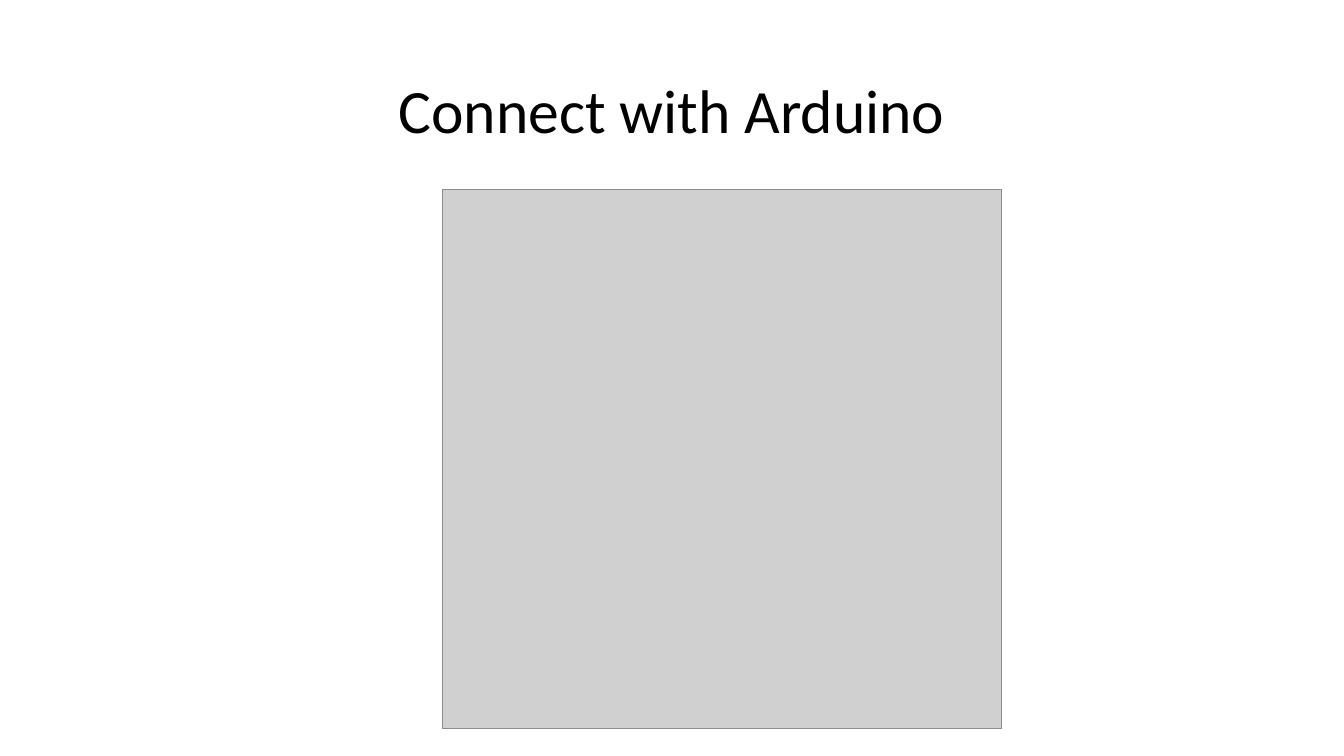
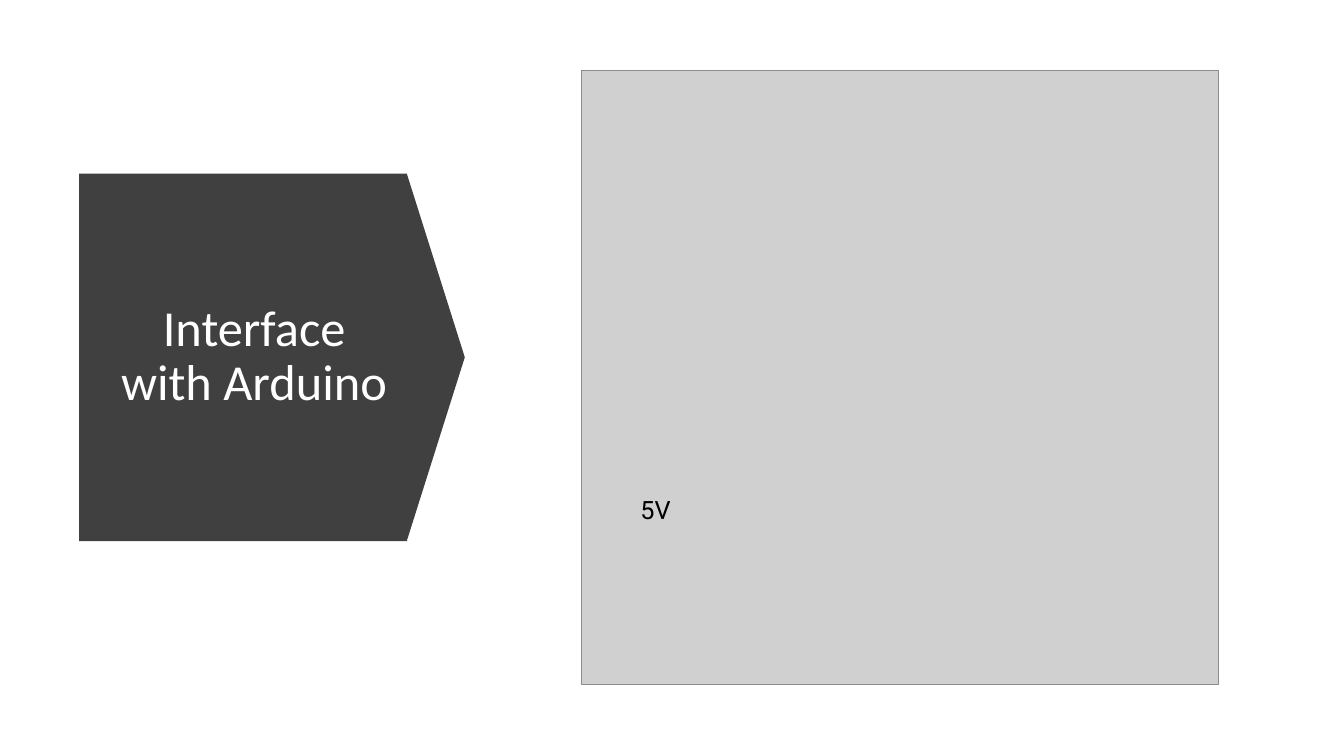
Before and after one commit to ptyn7600/PIR-motion-sensor, a slide deck: slide 7 of Other-Files/PIR-motion-sensor.pptx (slide 6 before the commit). Drawn at 1344x756 pixels with LibreOffice and Linux fonts; fonts in the diff are those of the drawing; grey boxes stand for pictures. Boxes give left, top, right and bottom in pixels: in the first picture for what was removed or moved away, otherwise in the second. Text is boxed around its words. In the diff, an @@ line names an element or a change of style, - is before the commit and + after.

```diff
--- a/Other-Files/PIR-motion-sensor.pptx
+++ b/Other-Files/PIR-motion-sensor.pptx
@@ picture resized from (x1=443, y1=190, x2=1002, y2=729) to (x1=582, y1=71, x2=1219, y2=685) @@
@@ down arrow added at (x1=80, y1=173, x2=466, y2=541), fill #404040 @@
@@ title at (x1=121, y1=311, x2=386, y2=401): text changed; size 44 to 36 pt; text colour #000000 to #FFFFFF @@
-Connect with Arduino
+Interface with Arduino
@@ text added at (x1=640, y1=501, x2=670, y2=520), 18 pt, text #000000 @@
+5V
```
Also in this commit, not shown: 5 other slides changed, 3 slides added, 1 slide removed.
